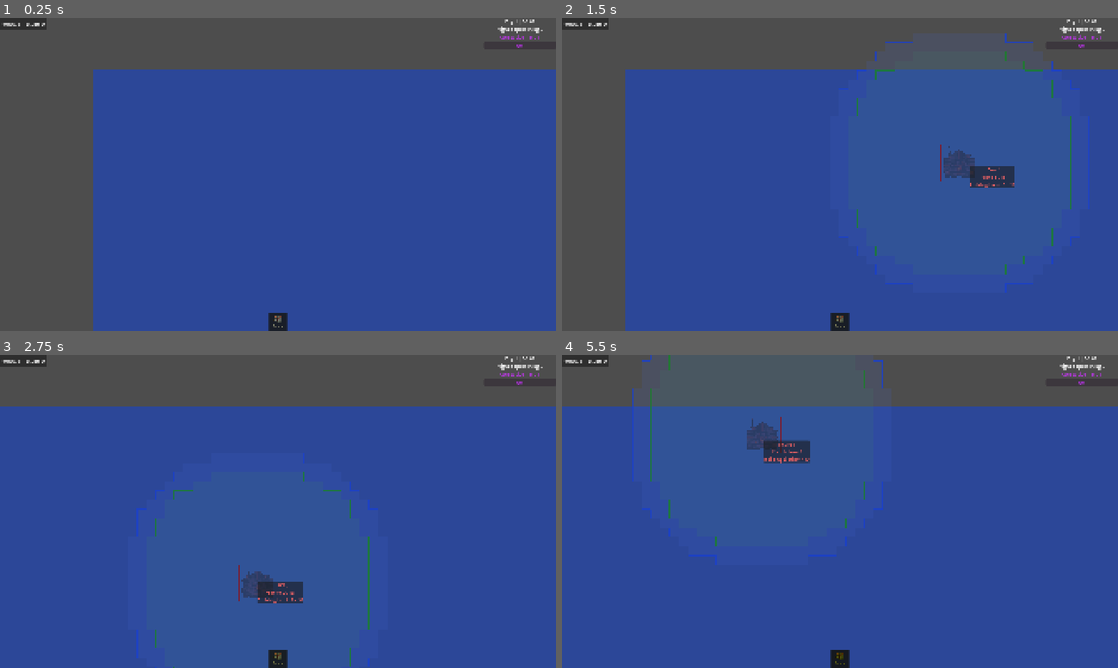
Above: before the commit, frames 1-4 (two rows, left to right).
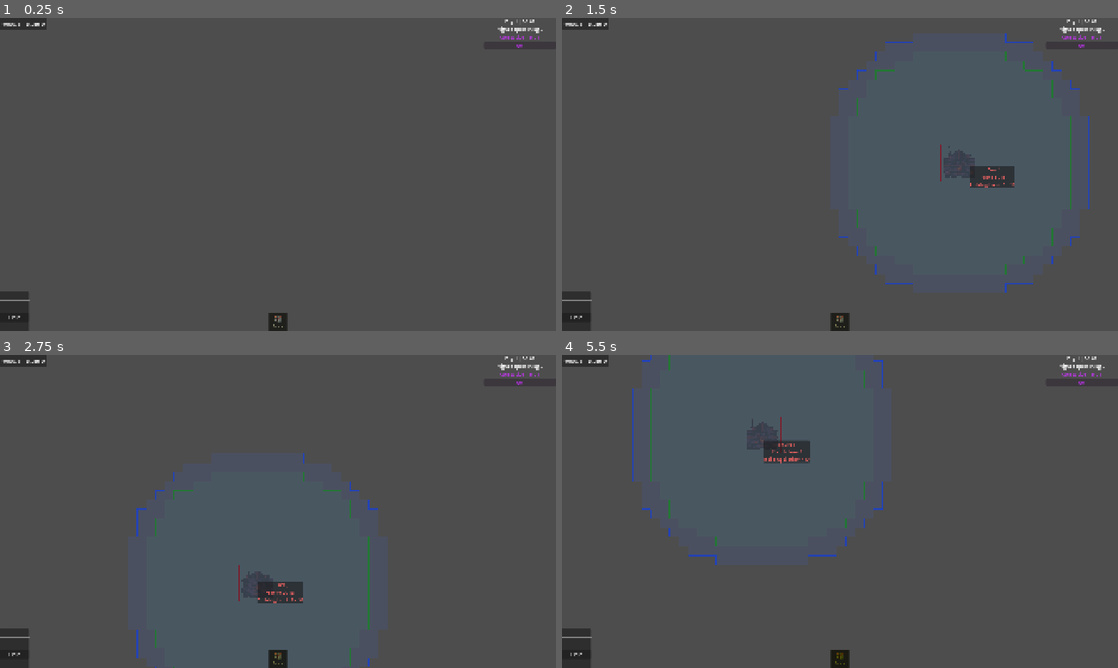
Above: after the commit, the same moments.

Repository: ColdTerror/Core-and-Conveyor
Game: Godot game, scene res://scenes/level.tscn
Same seed, same stepped clock (60 frames per second), same inputs: the game is played once before the commit and once after it. The engine's default icon, where the game draws it, is replaced by a stand-in: a white triangle on a blue panel in a dark square. Sound files missing from this copy of the repository are replaced by a short silence.
Inputs (mouse positions are in pixels of both pictures, inside the frame that each line leads up to):
- Up to frame 1 (0.25 s): no input
- Up to frame 2 (1.5 s): click "Core" at 0.5 s; tap Enter at 1.25 s; move the mouse to (962, 158) at 1.27 s; hold D from 1.28 s (still down); hold X (deconstruct_hotkey) from 1.28 s (still down); click (962, 158) at 1.42 s
- Up to frame 3 (2.75 s): release D at 2 s; release X (deconstruct_hotkey) at 2 s; drag from (166, 527) to (250, 574) at 2.02 s
- Up to frame 4 (5.5 s): tap Space at 2.75, 5 s; move the mouse to (895, 442) at 2.77 s; hold D 2.78-3.5 s; hold R (rotate_tile) 2.78-3.5 s; drag from (812, 574) to (673, 464) at 3.52 s; tap Enter at 4.25 s; move the mouse to (1006, 558) at 4.27 s; hold Left (ui_left) 4.28-5 s; tap Delete at 4.35 s; drag from (673, 464) to (756, 433) at 5.02 s

The runs differ from the first frame. In frame 1, 70% of the frame differs, in the area x 0-100%, y 16-100%; in frame 2, 73%; in frame 3, 82%; in frame 4, 82%.
Error after the commit: Parse Error: Expected statement, found "Indent" instead. (res://scripts/UI/detail_menu.gd:433)

Commit message:
Bot flight UI and research/building tweaks
Multiple changes: add kanban tasks; lower several research node costs to 1 and update "Building Limit 3" description (+30) and limit (60 -> 70); remove redundant Engine/ClassDB singleton checks when accessing ResearchManager (use ResearchManager.* directly) for bot max/level logic in core_building.gd and detail_menu.gd; show bot flight status in hover menu; add flight behavior and bobbing in worker_bot.gd with a _flight_time field and sprite Y offset when over unwalkable tiles; minor bot spawn/level assignment adjustments. Also add two new task entries to kanban_tasks_data.kanban.

Diff:
--- a/scenes/research/research_screen.tscn
+++ b/scenes/research/research_screen.tscn
@@ -147,7 +147,7 @@
 research_name = "Core Expansion 1"
 desc = "Unlock Tier 0 Research"
 research_cost = {
-ExtResource("3_xgb3y"): 25
+ExtResource("3_xgb3y"): 1
 }
 
 [node name="Bot1" parent="BackgroundBlocker/MarginContainer/VBoxContainer/GraphEdit" unique_id=490625547 instance=ExtResource("2_l6ox2")]
@@ -231,7 +231,7 @@
 research_name = "Wave Measurement"
 desc = "Estimate Enemy Count at Night"
 research_cost = {
-ExtResource("3_xgb3y"): 50
+ExtResource("3_xgb3y"): 1
 }
 
 [node name="Belt1" parent="BackgroundBlocker/MarginContainer/VBoxContainer/GraphEdit" unique_id=780544748 instance=ExtResource("2_l6ox2")]
@@ -271,7 +271,7 @@
 research_name = "Core Expansion 2"
 desc = "Unlock Tier 1 Research"
 research_cost = {
-ExtResource("3_xgb3y"): 25
+ExtResource("3_xgb3y"): 1
 }
 
 [node name="Bot2" parent="BackgroundBlocker/MarginContainer/VBoxContainer/GraphEdit" unique_id=659654113 instance=ExtResource("2_l6ox2")]
@@ -351,7 +351,7 @@
 research_name = "Moon Measurement 1"
 desc = "Can see moon phase at 4pm"
 research_cost = {
-ExtResource("3_xgb3y"): 50
+ExtResource("3_xgb3y"): 1
 }
 
 [node name="Belt2" parent="BackgroundBlocker/MarginContainer/VBoxContainer/GraphEdit" unique_id=1969009587 instance=ExtResource("2_l6ox2")]
@@ -391,7 +391,7 @@
 research_name = "Core Expansion 3"
 desc = "Unlock Tier 2 Research"
 research_cost = {
-ExtResource("3_xgb3y"): 25
+ExtResource("3_xgb3y"): 1
 }
 
 [node name="Bot3" parent="BackgroundBlocker/MarginContainer/VBoxContainer/GraphEdit" unique_id=1823735036 instance=ExtResource("2_l6ox2")]
@@ -430,7 +430,7 @@
 title = "Building Limit 3"
 slot/0/right_enabled = false
 research_name = "Building Limit 3"
-desc = "Increase Building Limit by 20"
+desc = "Increase Building Limit by 30"
 research_cost = {
 ExtResource("3_xgb3y"): 50,
 ExtResource("4_3s71f"): 50
@@ -475,7 +475,7 @@
 research_name = "Moon Measurement 2"
 desc = "Can see Moon Phase at Dawn"
 research_cost = {
-ExtResource("3_xgb3y"): 50
+ExtResource("3_xgb3y"): 1
 }
 
 [node name="Belt3" parent="BackgroundBlocker/MarginContainer/VBoxContainer/GraphEdit" unique_id=1739864172 instance=ExtResource("2_l6ox2")]
--- a/scripts/Building Classes/core_building.gd
+++ b/scripts/Building Classes/core_building.gd
@@ -87,7 +87,7 @@
 		return
 
 	var current_bots = get_tree().get_nodes_in_group("Workers").size()
-	var max_bots = ResearchManager.max_bots_allowed if Engine.has_singleton("ResearchManager") else 2
+	var max_bots = ResearchManager.max_bots_allowed
 	if current_bots >= max_bots:
 		print("Max bots reached!")
 		return
@@ -270,7 +270,7 @@
 		new_bot.hovered.connect(InputManager._on_object_hovered)
 		new_bot.unhovered.connect(InputManager._on_object_unhovered)
 
-	if "bot_level" in new_bot and Engine.has_singleton("ResearchManager"):
+	if "bot_level" in new_bot:
 		new_bot.bot_level = ResearchManager.bot_start_level
 
 
--- a/scripts/Research/research_manager.gd
+++ b/scripts/Research/research_manager.gd
@@ -112,7 +112,7 @@
 		"Building Limit 2":
 			max_buildings_allowed = 40
 		"Building Limit 3":
-			max_buildings_allowed = 60
+			max_buildings_allowed = 70
 		"Tower Damage 1":
 			tower_damage_mult = 1.10
 		"Tower Damage 2":
--- a/scripts/UI/detail_menu.gd
+++ b/scripts/UI/detail_menu.gd
@@ -53,9 +53,8 @@
 			var level_str = ""
 			if "bot_level" in selected_object and "current_xp" in selected_object and "XP_THRESHOLDS" in selected_object:
 				var global_max = 2
-				if ClassDB.class_exists("ResearchManager") or Engine.has_singleton("ResearchManager"):
-					if ResearchManager.has_method("get_bot_max_level"):
-						global_max = ResearchManager.get_bot_max_level()
+				if ResearchManager.has_method("get_bot_max_level"):
+					global_max = ResearchManager.get_bot_max_level()
 
 				level_str = "Level: %d / %d | " % [selected_object.bot_level, global_max]
 				if selected_object.bot_level >= global_max:
@@ -331,7 +330,7 @@
 
 	# Bot construction UI
 	var current_bots = get_tree().get_nodes_in_group("Bots").size()
-	var max_bots = ResearchManager.max_bots_allowed if Engine.has_singleton("ResearchManager") else 2
+	var max_bots = ResearchManager.max_bots_allowed
 
 	info_label.text += "Worker Bots: %d / %d\n" % [current_bots, max_bots]
 
@@ -431,9 +430,7 @@
 	var level_str = ""
 	if "bot_level" in b and "current_xp" in b and "XP_THRESHOLDS" in b:
 		var global_max = 2
-		if ClassDB.class_exists("ResearchManager") or Engine.has_singleton("ResearchManager"):
-			if ResearchManager.has_method("get_bot_max_level"):
-				global_max = ResearchManager.get_bot_max_level()
+			global_max = ResearchManager.get_bot_max_level()
 
 		level_str = "Level: %d / %d | " % [b.bot_level, global_max]
 		if b.bot_level >= global_max:
--- a/scripts/UI/hover_menu.tscn.gd
+++ b/scripts/UI/hover_menu.tscn.gd
@@ -254,6 +254,8 @@
 	if "energy_recharge_rate" in b: stats.append("Recharge: %.0f/s" % b.energy_recharge_rate)
 	if "energy_drain_rate" in b: stats.append("Drain: %.0f/s" % b.energy_drain_rate)
 	if "is_limping" in b and b.is_limping: stats.append("Status: Limping!")
+	if "is_flying" in b:
+		stats.append("Flight: Enabled" if b.is_flying else "Flight: Locked")
 
 
 ## Compiles defense turret rate of fire, damage, and ammunition stats.
--- a/scripts/Workers/worker_bot.gd
+++ b/scripts/Workers/worker_bot.gd
@@ -76,6 +76,7 @@
 var current_energy: float = 100.0
 var is_limping: bool = false
 var is_flying: bool = false
+var _flight_time: float = 0.0
 var _health_accumulator: float = 0.0
 
 var target_tile: Vector2i = Vector2i(-1, -1)
@@ -117,6 +118,24 @@
 func _process(delta):
 	queue_redraw()
 	_handle_energy(delta)
+
+	if is_flying and sprite:
+		var is_on_unwalkable = false
+		if level_ref and level_ref.object_layer and level_ref.terrain_layer:
+			var current_tile = level_ref.object_layer.local_to_map(global_position)
+			var tile_data = level_ref.terrain_layer.get_cell_tile_data(current_tile)
+			if tile_data == null or not tile_data.get_custom_data("is_Walkable") or tile_data.get_custom_data("is_water"):
+				is_on_unwalkable = true
+
+		if is_on_unwalkable:
+			_flight_time += delta
+			var base_float_y = -6.0
+			var bobble_y = sin(_flight_time * 5.0) * 3.0
+			sprite.position.y = base_float_y + bobble_y
+		else:
+			sprite.position.y = 0.0
+	elif sprite:
+		sprite.position.y = 0.0
 
 	match current_state:
 		State.IDLE:
@@ -210,8 +229,7 @@
 	max_health = calc_max_hp
 	health = int(max_health * hp_ratio)
 
-	if Engine.has_singleton("ResearchManager") or ClassDB.class_exists("ResearchManager"):
-		is_flying = "Thruster Upgrade" in ResearchManager.unlocked_techs
+	is_flying = "Thruster Upgrade" in ResearchManager.unlocked_techs
 
 
 ## Grants experience points to the bot, managing level boundaries.
Not shown, changed: kanban_tasks_data.kanban
